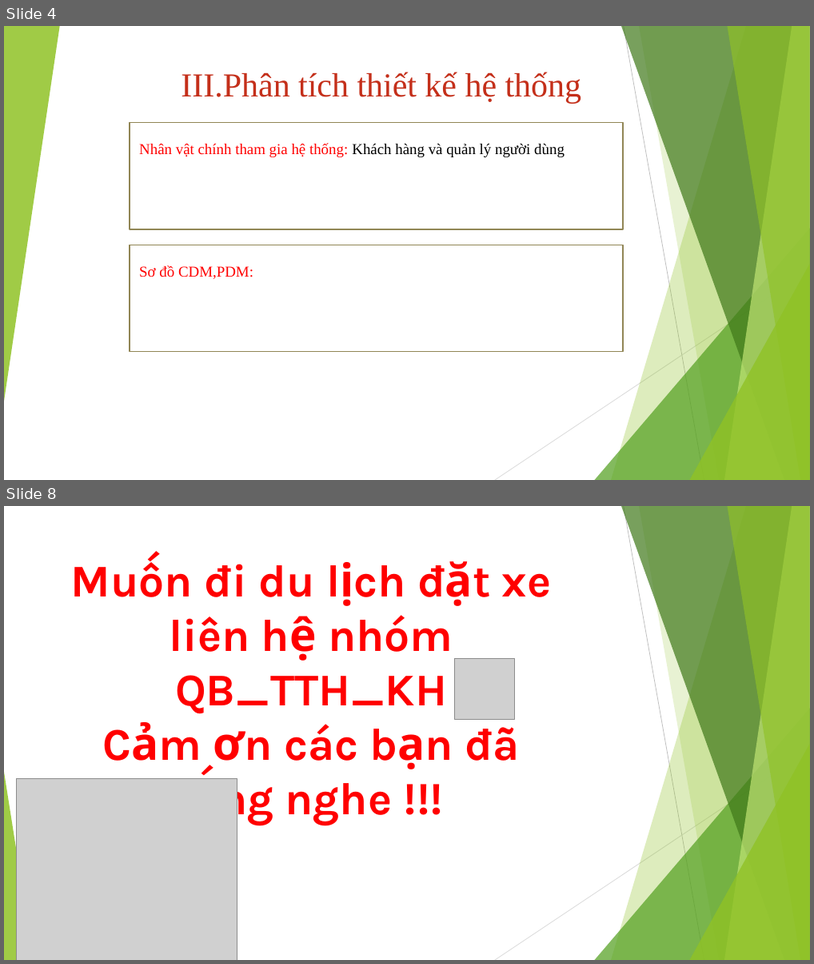
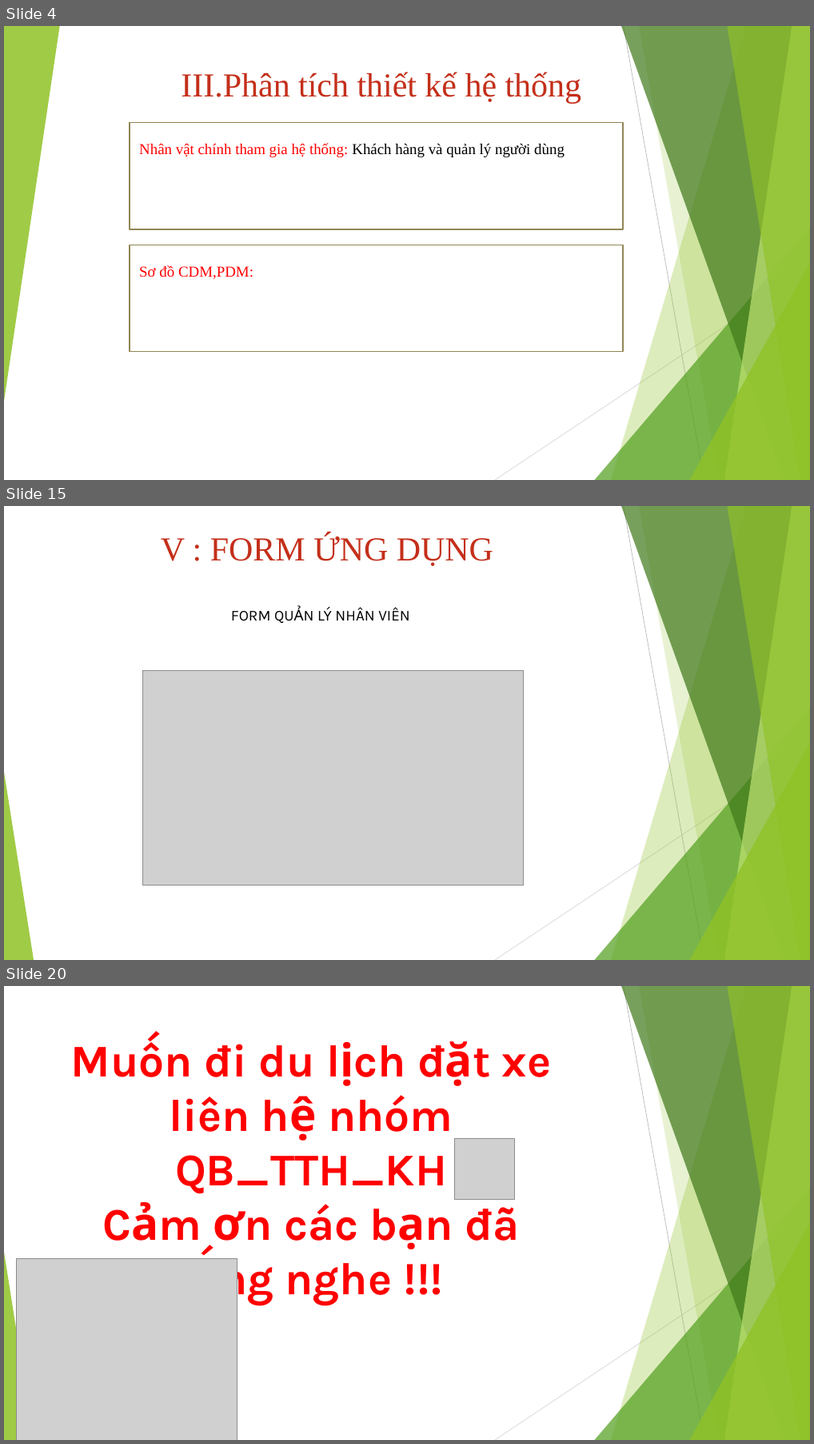
Before and after one commit to DinhNguyen2011/CNPM, a slide deck: Đồ án CNPM.pptx. Shown one above the other, each under a label of ours: slides 4 and 8 before the commit, slides 4, 15 and 20 after it; the slides between them are not shown. The pictures are 814x964 and 814x1444 pixels, drawn with LibreOffice and Linux fonts; fonts in the diff are those of the drawing; grey boxes stand for pictures. Boxes give left, top, right and bottom in pixels: in the first picture for what was removed or moved away, otherwise in the second. Text is boxed around its words. In the diff, an @@ line names an element or a change of style, - is before the commit and + after.

```diff
--- a/Đồ án CNPM.pptx
+++ b/Đồ án CNPM.pptx
@@ slide 15 added at [4, 506, 810, 960], background #FFFFFF; not listed: 10 template elements that a slide beside it also shows @@
@@ text added at [161, 534, 494, 566], 40 pt, text gradient #62170D to #C42F1A to #EB7766 @@
+V : FORM ỨNG DỤNG
@@ text added at [231, 607, 410, 621], 18 pt, text #000000 @@
+FORM QUẢN LÝ NHÂN VIÊN
@@ picture added at [142, 670, 524, 884] @@
@@ what was slide 8 is now slide 20 @@
```
Also in this commit, not shown: 4 slides changed, 11 other slides added, 1 other file.
